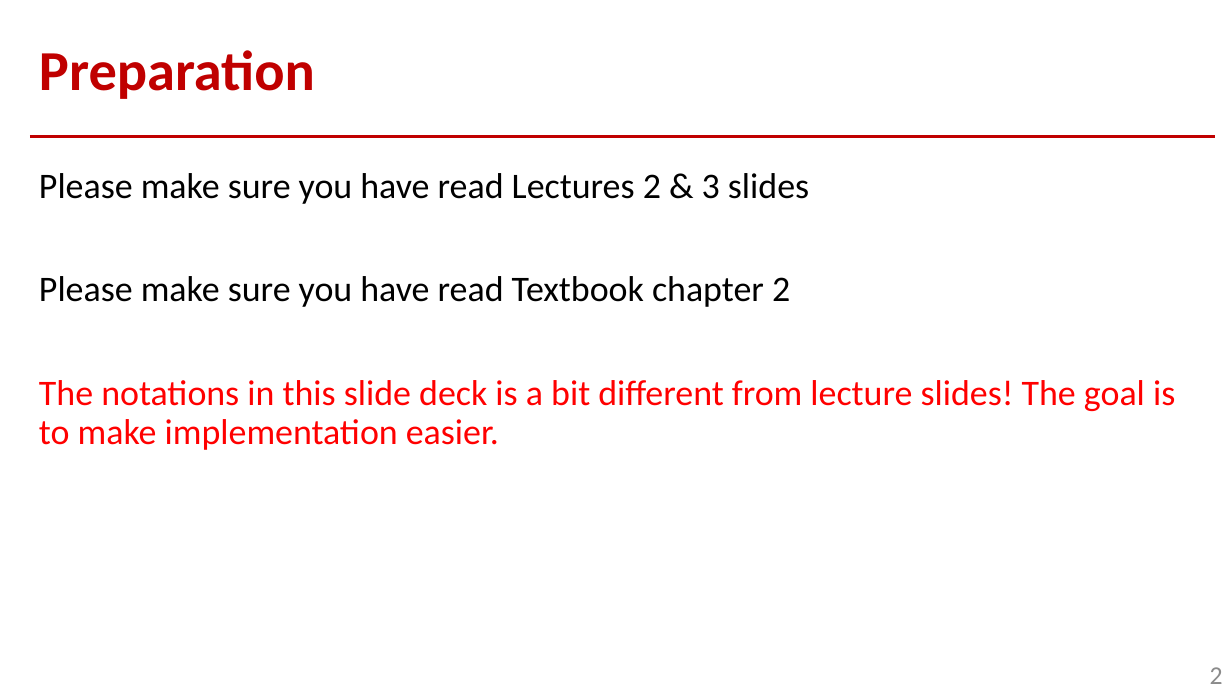
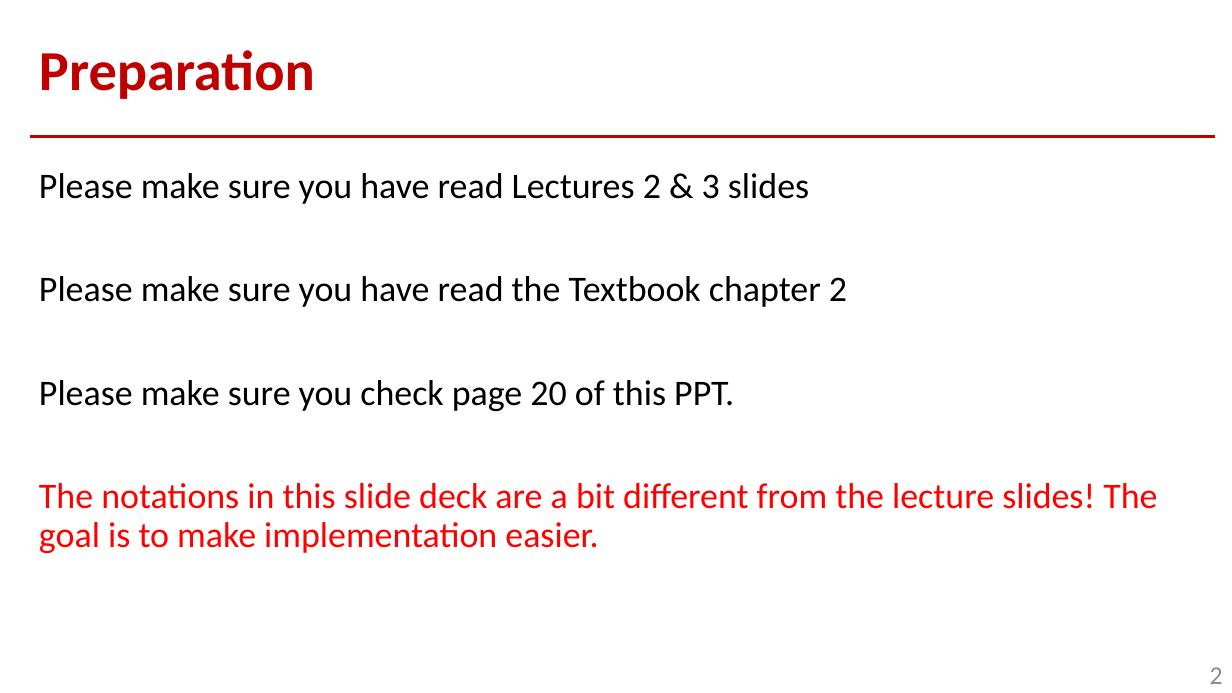
Before and after one commit to pujols/OSU_CSE_5524_2025AU, a slide deck: slide 2 of HW_1_programming_set/HW_1_programming/HW1.pptx. Drawn at 1232x693 pixels with LibreOffice and Linux fonts; fonts in the diff are those of the drawing. Boxes give left, top, right and bottom in pixels: in the first picture for what was removed or moved away, otherwise in the second. Text is boxed around its words. In the diff, an @@ line names an element or a change of style, - is before the commit and + after.

```diff
--- a/HW_1_programming_set/HW_1_programming/HW1.pptx
+++ b/HW_1_programming_set/HW_1_programming/HW1.pptx
@@ text at bbox=[39, 276, 1157, 553]: text changed @@
-Please make sure you have read Textbook chapter 2
-The notations in this slide deck is a bit different from lecture slides! The goal is to make implementation easier.
+Please make sure you have read the Textbook chapter 2
+Please make sure you check page 20 of this PPT.
+The notations in this slide deck are a bit different from the lecture slides! The goal is to make implementation easier.
```
Also in this commit, not shown: 1 slide added, 1 other file.
